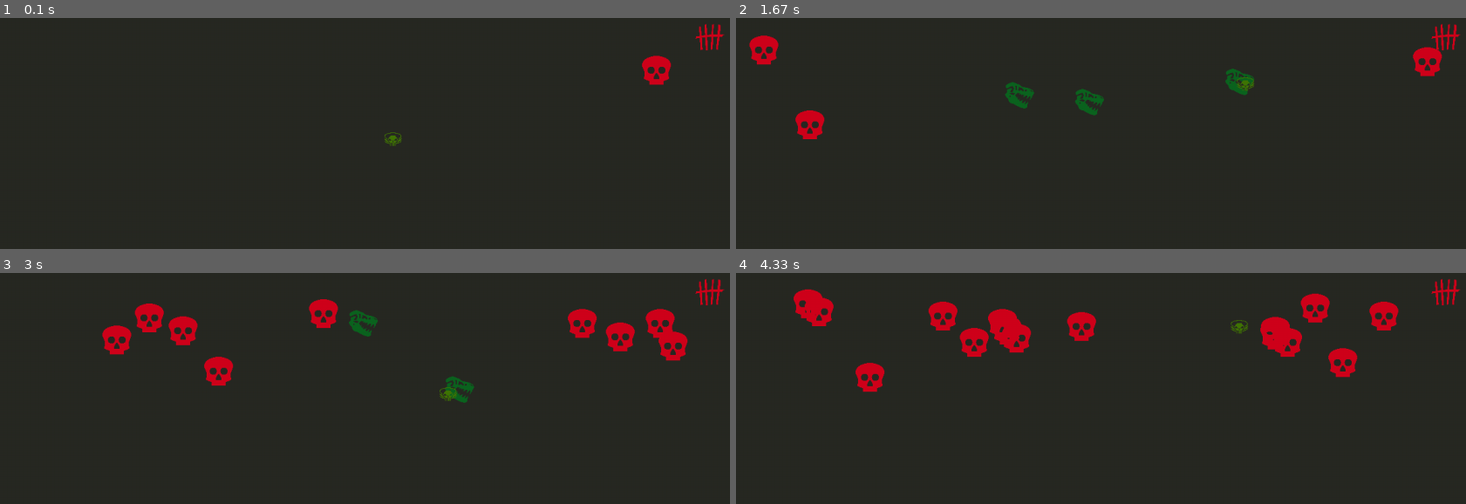
Above: before the commit, frames 1-4 (two rows, left to right).
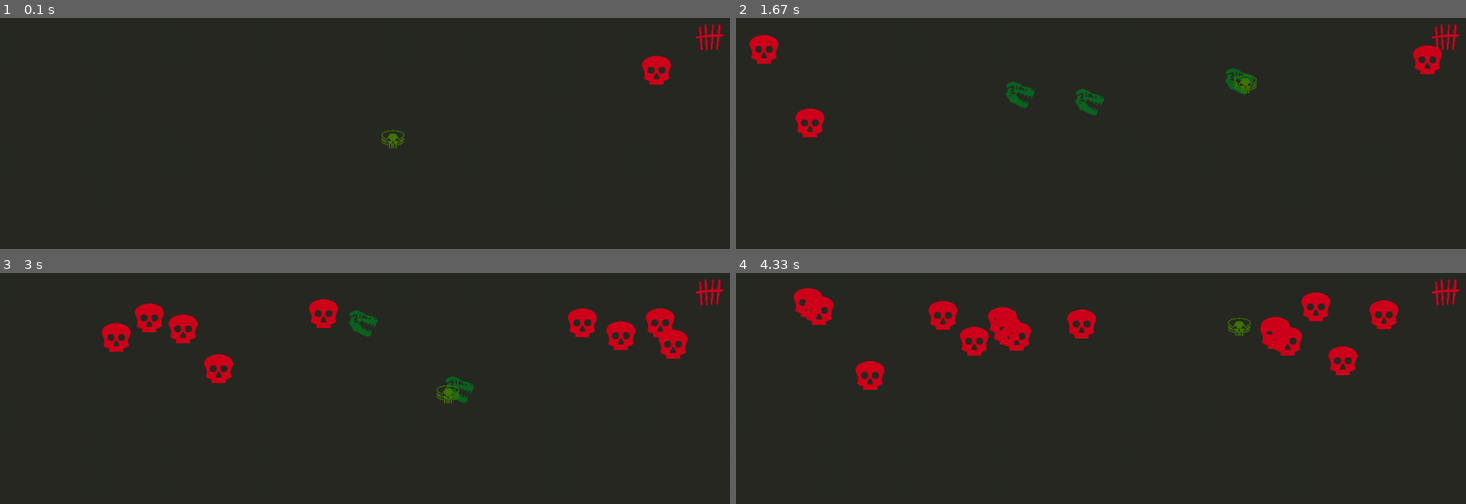
Above: after the commit, the same moments.

Repository: Fiery-Noises/PyGame_TestRun
Game: pygame game, started from main.py
The game is run twice, just before and just after one commit, with the same random seed, the same clock (stepped at 60 frames per second) and the same inputs.
Inputs:
- Up to frame 1 (0.1 s): no input
- Up to frame 2 (1.67 s): tap Space at 0.33, 0.73, 1.03, 1.23, 1.57 s; hold D 0.67-1.13 s; hold W 1.17-1.47 s; hold D from 1.5 s (still down)
- Up to frame 3 (3 s): tap Space at 1.87, 2.07, 2.37, 2.63, 2.97 s; release D at 1.97 s; hold A 2-2.53 s; hold S 2.57-2.87 s; hold A from 2.9 s (still down)
- Up to frame 4 (4.33 s): tap Space at 3.27, 3.4, 3.8, 4.1 s; release A at 3.3 s; hold W 3.33-3.7 s; hold D from 3.73 s (still down)

The runs differ from the first frame. In frame 1, 0.1% of the frame differs, in the area x 52-56%, y 48-57%; in frame 2, 0.6%; in frame 3, 1.1%; in frame 4, 1.6%, in the area x 7-91%, y 6-52%.

Commit message:
nerfed player size

Diff:
--- a/main.py
+++ b/main.py
@@ -17,7 +17,7 @@
 
 # Load images
 player_image = pygame.image.load('assets/player.png')
-player_image = pygame.transform.scale(player_image, (30, 30))  # Scale player image to match enemy size
+player_image = pygame.transform.scale(player_image, (40, 40))  # Scale player image to match enemy size
 enemy_image = pygame.image.load('assets/red_skull.png')
 enemy_image = pygame.transform.scale(enemy_image, (50, 50))  # Scale enemy image to match player size
 house_image = pygame.image.load('assets/house.png')
